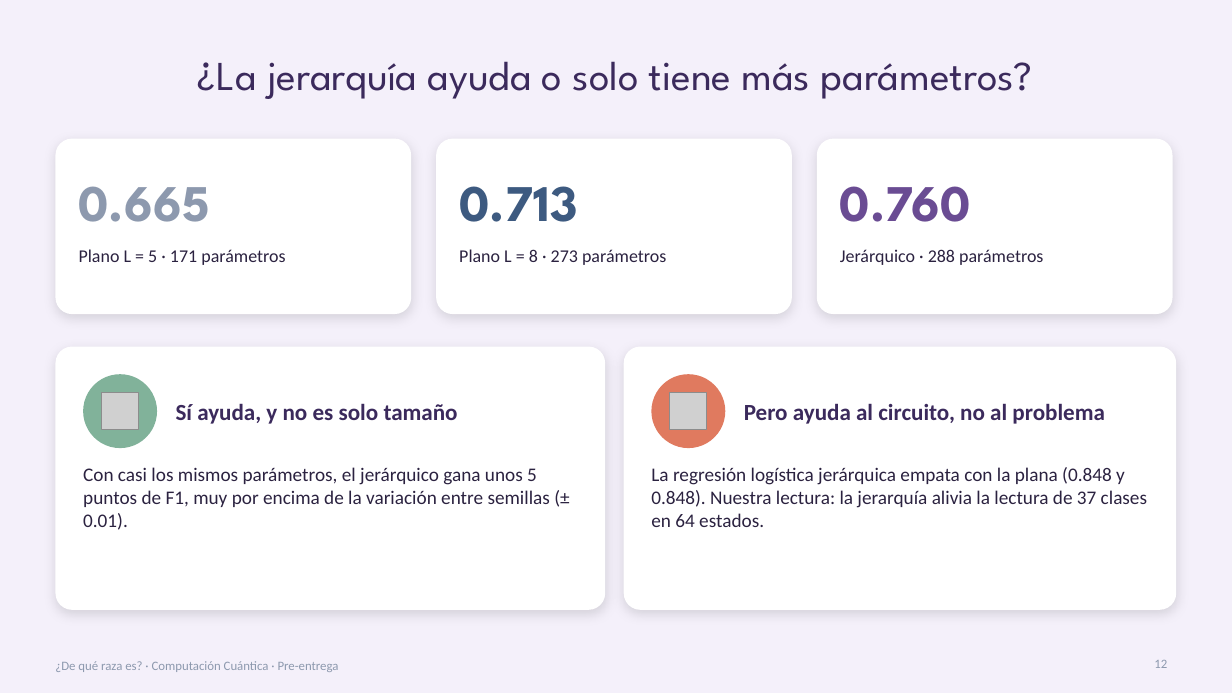
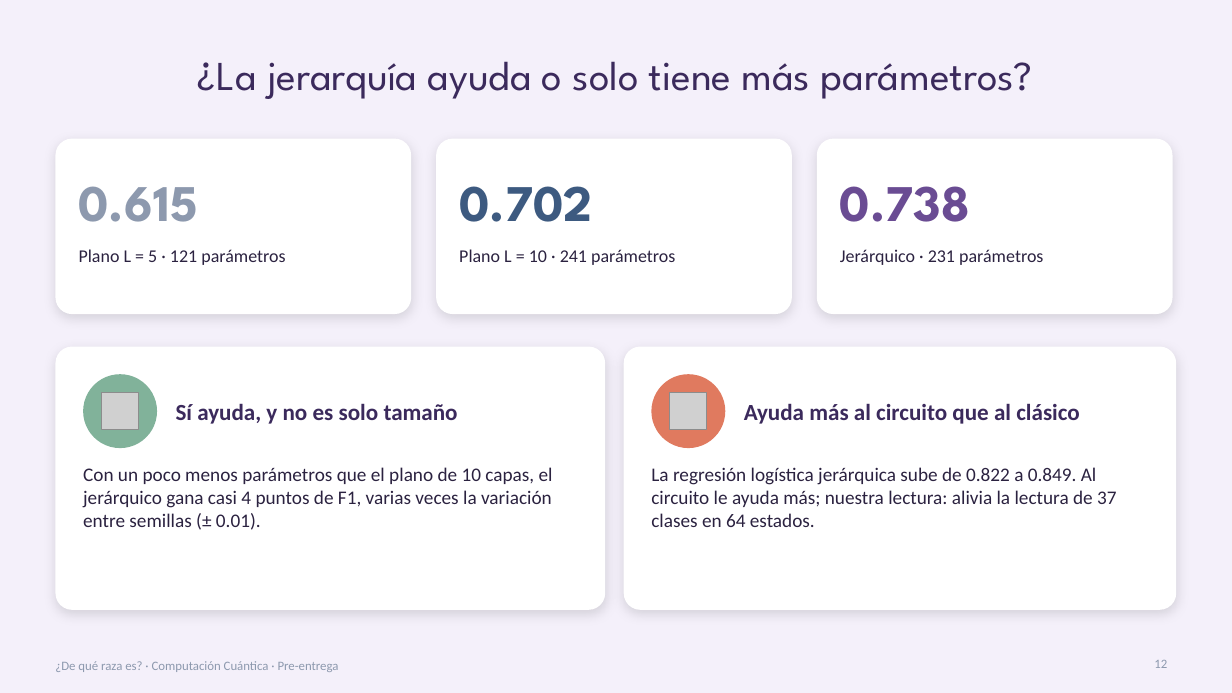
Before and after one commit to KarlaRoChi/Proyecto-FInal-Compu-Cuantica, a slide deck: slide 12 of Presentacion/Presentacion_Preentrega.pptx. Drawn at 1232x693 pixels with LibreOffice and Linux fonts; fonts in the diff are those of the drawing; grey boxes stand for pictures. Boxes give left, top, right and bottom in pixels: in the first picture for what was removed or moved away, otherwise in the second. Text is boxed around its words. In the diff, an @@ line names an element or a change of style, - is before the commit and + after.

Commit message:
Correcciones menores para usar otros métodos ya vistos en clase

```diff
--- a/Presentacion/Presentacion_Preentrega.pptx
+++ b/Presentacion/Presentacion_Preentrega.pptx
@@ text at (79,186,198,222): text changed @@
-0.665
+0.615
@@ text at (459,186,592,222): text changed @@
-0.713
+0.702
@@ text at (840,186,970,222): text changed @@
-0.760
+0.738
@@ text at (79,249,285,265): text changed @@
-Plano L = 5 · 171 parámetros
+Plano L = 5 · 121 parámetros
@@ text at (459,249,675,265): text changed @@
-Plano L = 8 · 273 parámetros
+Plano L = 10 · 241 parámetros
@@ text at (840,249,1043,265): text changed @@
-Jerárquico · 288 parámetros
+Jerárquico · 231 parámetros
@@ text at (744,403,1080,424): text changed @@
-Pero ayuda al circuito, no al problema
+Ayuda más al circuito que al clásico
@@ text at (83,467,553,530): text changed @@
-Con casi los mismos parámetros, el jerárquico gana unos 5 puntos de F1, muy por encima de la variación entre semillas (± 0.01).
+Con un poco menos parámetros que el plano de 10 capas, el jerárquico gana casi 4 puntos de F1, varias veces la variación entre semillas (± 0.01).
@@ text at (651,467,1116,527): text changed @@
-La regresión logística jerárquica empata con la plana (0.848 y 0.848). Nuestra lectura: la jerarquía alivia la lectura de 37 clases en 64 estados.
+La regresión logística jerárquica sube de 0.822 a 0.849. Al circuito le ayuda más; nuestra lectura: alivia la lectura de 37 clases en 64 estados.
```
Also in this commit, not shown: 12 other slides changed, 8 other files.
